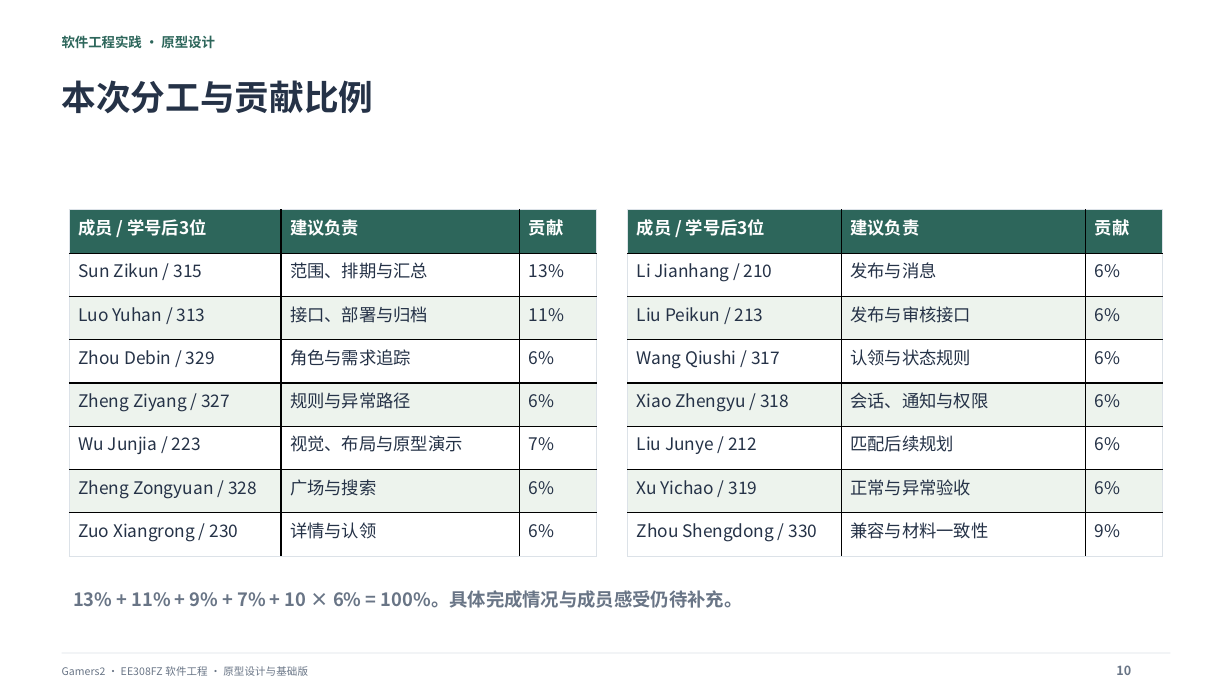
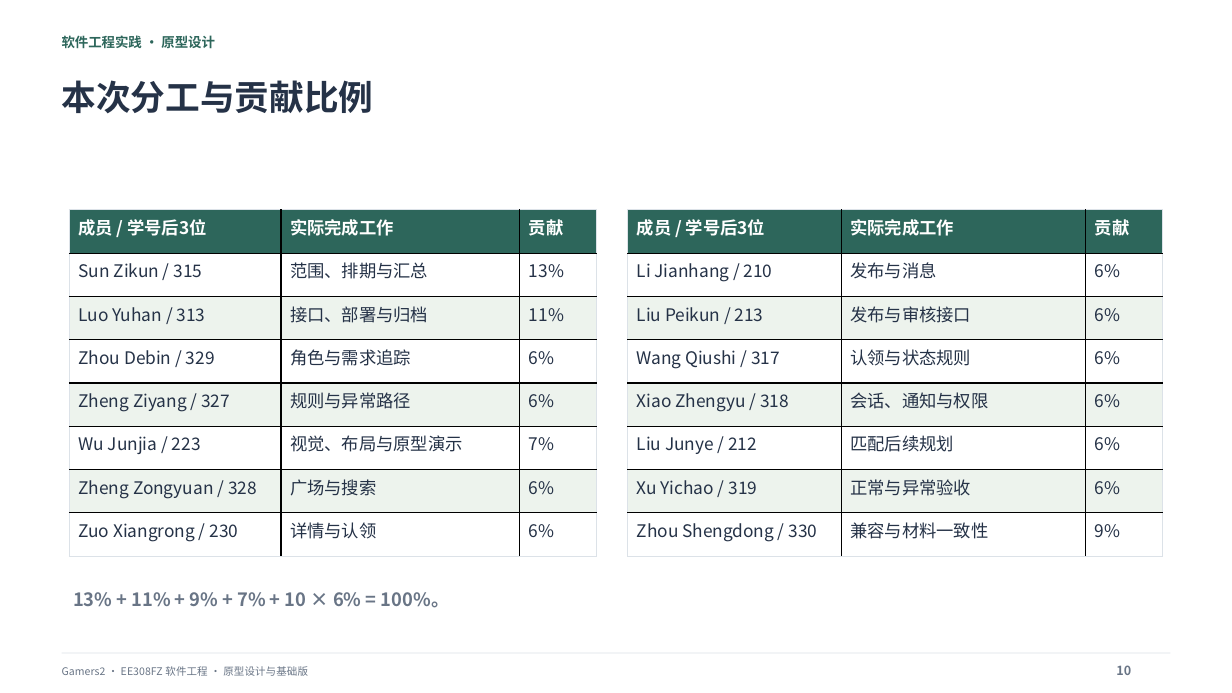
Before and after one commit to Zarvik188/FindBack-Gamers2-Prototype, a slide deck: slide 10 of deliverables/FindBack-Prototype.pptx. Drawn at 1232x693 pixels with LibreOffice and Linux fonts; fonts in the diff are those of the drawing. Boxes give left, top, right and bottom in pixels: in the first picture for what was removed or moved away, otherwise in the second. Text is boxed around its words. In the diff, an @@ line names an element or a change of style, - is before the commit and + after.

```diff
--- a/deliverables/FindBack-Prototype.pptx
+++ b/deliverables/FindBack-Prototype.pptx
@@ table at <box>69,210,596,556</box> @@
-row 1, column 2: 建议负责
+row 1, column 2: 实际完成工作
@@ table at <box>628,210,1163,556</box> @@
-row 1, column 2: 建议负责
+row 1, column 2: 实际完成工作
@@ text at <box>73,592,450,608</box>: text changed @@
-13% + 11% + 9% + 7% + 10 × 6% = 100%。具体完成情况与成员感受仍待补充。
+13% + 11% + 9% + 7% + 10 × 6% = 100%。
```
Also in this commit, not shown: 1 other slide changed, 7 other files.
